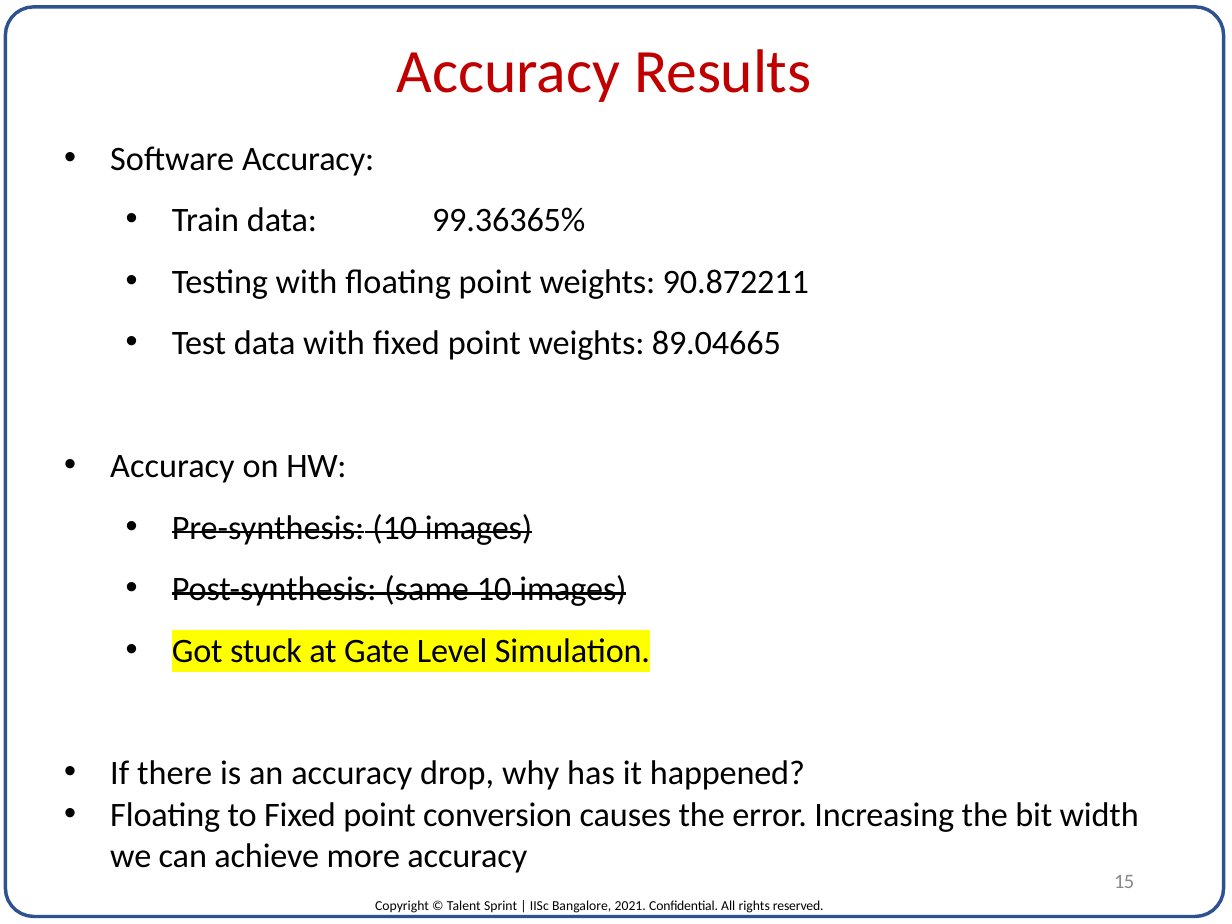
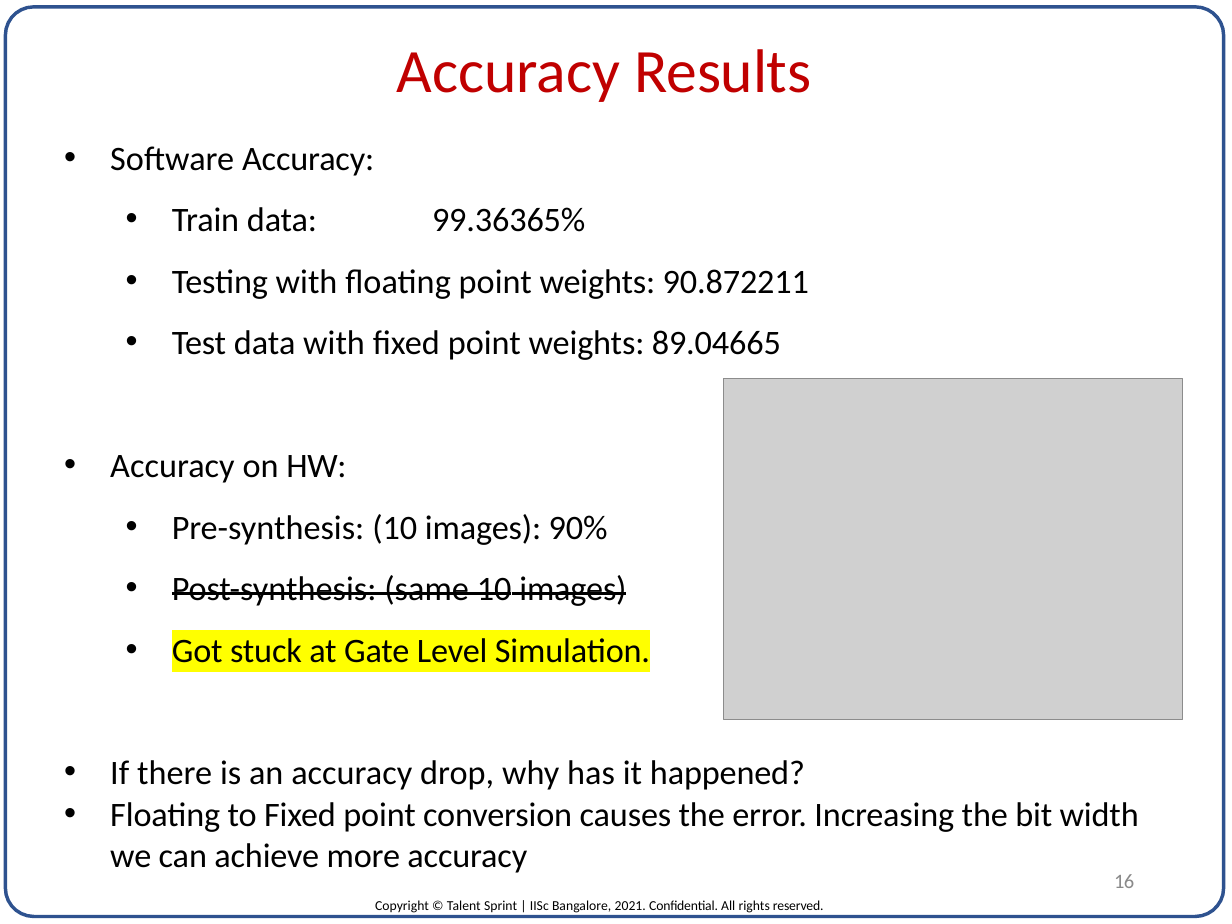
Before and after one commit to pvrajeshkumar/IISC_DVLSI_ML_Project, a slide deck: slide 16 of Project_Report/ASIC for Neural Network inference_P_V_Rajesh_Kumar.pptx (slide 15 before the commit). Drawn at 1232x924 pixels with LibreOffice and Linux fonts; fonts in the diff are those of the drawing; grey boxes stand for pictures. Boxes give left, top, right and bottom in pixels: in the first picture for what was removed or moved away, otherwise in the second. Text is boxed around its words. In the diff, an @@ line names an element or a change of style, - is before the commit and + after.

Commit message:
Fixed NC Simulation Results for Pre-Synthesis.

```diff
--- a/Project_Report/ASIC for Neural Network inference_P_V_Rajesh_Kumar.pptx
+++ b/Project_Report/ASIC for Neural Network inference_P_V_Rajesh_Kumar.pptx
@@ picture added at (x1=723, y1=378, x2=1183, y2=719) @@
@@ text at (x1=172, y1=514, x2=608, y2=545): text changed @@
-  • Pre-synthesis: (10 images)
+  • Pre-synthesis: (10 images): 90%
@@ page number at (x1=1114, y1=874, x2=1134, y2=888): text changed @@
-15
+16
```
Also in this commit, not shown: 1 other slide changed, 1 slide added, 2 other files.
